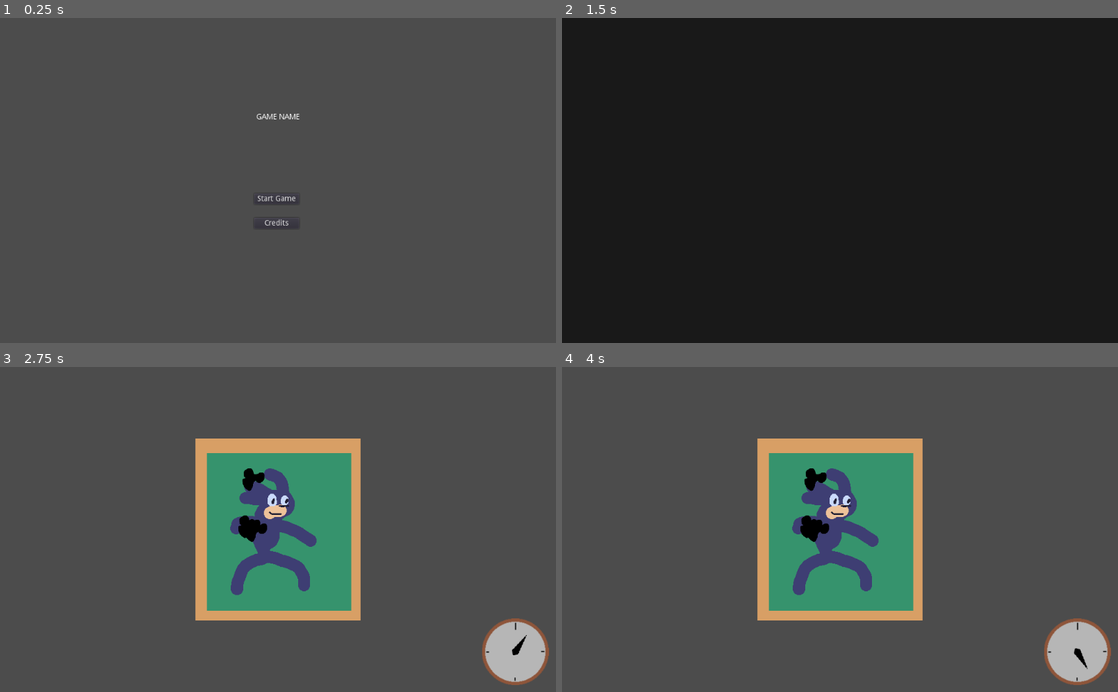
Above: before the commit, frames 1-4 (two rows, left to right).
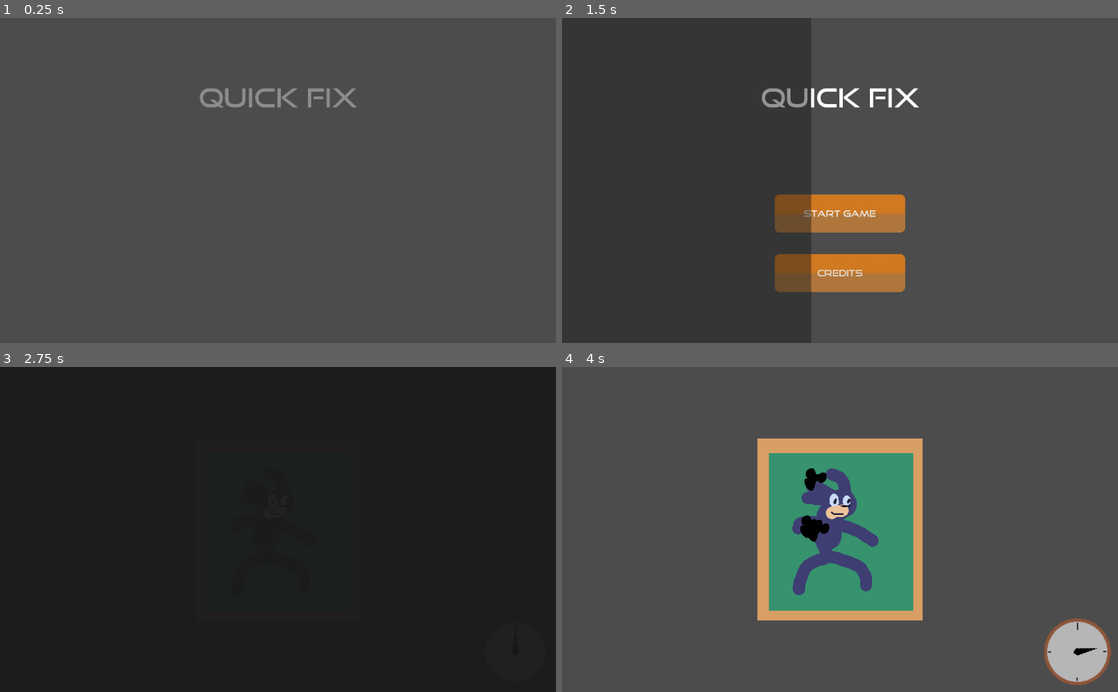
Above: after the commit, the same moments.

Repository: ericdsw/global_game_jam_2020
Game: Godot game, scene res://Game.tscn
Two runs of this game, one before a commit and one after it. Both use one fixed random seed, a clock stepped at 60 frames per second and the inputs below.
Inputs (mouse positions are in pixels of both pictures, inside the frame that each line leads up to):
- Up to frame 1 (0.25 s): no input
- Up to frame 2 (1.5 s): click (840, 200) at 0.5 s, where only the run before the commit has a clickable "Start Game"; click (840, 213) at 1.25 s, where only the run after the commit has a clickable "Start Game"
- Up to frame 3 (2.75 s): tap Enter (ui_accept) at 2, 2.27 s; move the mouse to (400, 513) at 2.02 s; press the mouse at (400, 513) at 2.03 s
- Up to frame 4 (4 s): release the mouse at (962, 513) at 2.75 s; tap Enter (ui_accept) at 2.75 s; drag from (728, 545) to (962, 513) at 2.77 s; move the mouse to (895, 458) at 3.52 s; press the mouse at (895, 458) at 3.53 s

The runs differ from the first frame. In frame 1, 0.8% of the frame differs, in the area x 35-65%, y 21-65%; in frame 2, 100%, in the area x 0-100%, y 0-100%; in frame 3, 100%; in frame 4, less than 0.1%.

Commit message:
Overhaul some UI elements, add retry logic

Diff:
--- /dev/null
+++ b/Elements/BaseButton.tscn
@@ -0,0 +1,24 @@
+[gd_scene load_steps=4 format=2]
+
+[ext_resource path="res://Resources/General/DefaultButtonStyle.tres" type="StyleBox" id=1]
+[ext_resource path="res://Resources/good times rg.ttf" type="DynamicFontData" id=2]
+
+[sub_resource type="DynamicFont" id=3]
+font_data = ExtResource( 2 )
+
+[node name="StartButton" type="Button"]
+margin_left = -120.0
+margin_top = 50.0
+margin_right = 120.0
+margin_bottom = 120.0
+rect_min_size = Vector2( 240, 70 )
+custom_styles/hover = ExtResource( 1 )
+custom_styles/pressed = ExtResource( 1 )
+custom_styles/focus = ExtResource( 1 )
+custom_styles/disabled = ExtResource( 1 )
+custom_styles/normal = ExtResource( 1 )
+custom_fonts/font = SubResource( 3 )
+text = "Start Game"
+__meta__ = {
+"_edit_use_anchors_": false
+}
--- a/Game.gd
+++ b/Game.gd
@@ -106,6 +106,7 @@
 	var _game_over_inst := _score_res.instance() as BaseOverlay
 	overlay_node.add_child(_game_over_inst)
 	_game_over_inst.show_score(_score)
+	_game_over_inst.connect("retry_requested", self, "_on_retry_requested")
 
 # ================================ Callbacks ================================ #
 
@@ -140,5 +141,14 @@
 		yield(_failure_ins, "finished")
 		_go_to_next_minigame()
 
+func _on_retry_requested() -> void:
+	# Reset the score
+	_score = 0
+
+	# Enqueue the first minigame without calling `_go_to_next_offset()` to
+	# start the game.
+	var _first_minigame := load(minigames[0]).instance() as BaseMinigame
+	_enqueue_minigame(_first_minigame)
+
 func _on_minigame_request_next() -> void:
 	_go_to_next_minigame()
--- a/Game.tscn
+++ b/Game.tscn
@@ -1,6 +1,80 @@
-[gd_scene load_steps=2 format=2]
+[gd_scene load_steps=8 format=2]
 
 [ext_resource path="res://Game.gd" type="Script" id=1]
+[ext_resource path="res://Resources/good times rg.ttf" type="DynamicFontData" id=2]
+[ext_resource path="res://Resources/General/DefaultButtonStyle.tres" type="StyleBox" id=3]
+[ext_resource path="res://Elements/BaseButton.tscn" type="PackedScene" id=4]
+
+[sub_resource type="DynamicFont" id=1]
+size = 48
+font_data = ExtResource( 2 )
+
+[sub_resource type="DynamicFont" id=5]
+font_data = ExtResource( 2 )
+
+[sub_resource type="Animation" id=2]
+resource_name = "intro_anim"
+length = 2.0
+tracks/0/type = "value"
+tracks/0/path = NodePath("MainMenuWrapper/GameName:modulate")
+tracks/0/interp = 1
+tracks/0/loop_wrap = true
+tracks/0/imported = false
+tracks/0/enabled = true
+tracks/0/keys = {
+"times": PoolRealArray( 0, 0.7 ),
+"transitions": PoolRealArray( 1, 1 ),
+"update": 0,
+"values": [ Color( 1, 1, 1, 0 ), Color( 1, 1, 1, 1 ) ]
+}
+tracks/1/type = "value"
+tracks/1/path = NodePath("MainMenuWrapper/StartButton:modulate")
+tracks/1/interp = 2
+tracks/1/loop_wrap = true
+tracks/1/imported = false
+tracks/1/enabled = true
+tracks/1/keys = {
+"times": PoolRealArray( 0, 0.7, 1.2 ),
+"transitions": PoolRealArray( 1, 1, 1 ),
+"update": 0,
+"values": [ Color( 1, 1, 1, 0 ), Color( 1, 1, 1, 0 ), Color( 1, 1, 1, 1 ) ]
+}
+tracks/2/type = "value"
+tracks/2/path = NodePath("MainMenuWrapper/Credits:modulate")
+tracks/2/interp = 2
+tracks/2/loop_wrap = true
+tracks/2/imported = false
+tracks/2/enabled = true
+tracks/2/keys = {
+"times": PoolRealArray( 0, 0.8, 1.3 ),
+"transitions": PoolRealArray( 1, 1, 1 ),
+"update": 0,
+"values": [ Color( 1, 1, 1, 0 ), Color( 1, 1, 1, 0 ), Color( 1, 1, 1, 1 ) ]
+}
+tracks/3/type = "value"
+tracks/3/path = NodePath("MainMenuWrapper/StartButton:rect_position")
+tracks/3/interp = 2
+tracks/3/loop_wrap = true
+tracks/3/imported = false
+tracks/3/enabled = true
+tracks/3/keys = {
+"times": PoolRealArray( 0, 0.7, 1.2 ),
+"transitions": PoolRealArray( 1, 1, 0.267943 ),
+"update": 0,
+"values": [ Vector2( -120, 100 ), Vector2( -120, 100 ), Vector2( -120, 50 ) ]
+}
+tracks/4/type = "value"
+tracks/4/path = NodePath("MainMenuWrapper/Credits:rect_position")
+tracks/4/interp = 2
+tracks/4/loop_wrap = true
+tracks/4/imported = false
+tracks/4/enabled = true
+tracks/4/keys = {
+"times": PoolRealArray( 0, 0.8, 1.3 ),
+"transitions": PoolRealArray( 1, 1, 0.267943 ),
+"update": 0,
+"values": [ Vector2( -120, 210 ), Vector2( -120, 210 ), Vector2( -120, 160 ) ]
+}
 
 [node name="Game" type="Node2D"]
 script = ExtResource( 1 )
@@ -10,37 +84,41 @@
 current = true
 
 [node name="MainMenuWrapper" type="Control" parent="."]
+margin_top = -24.0
 margin_right = 40.0
-margin_bottom = 40.0
+margin_bottom = 16.0
 __meta__ = {
 "_edit_use_anchors_": false
 }
 
 [node name="GameName" type="Label" parent="MainMenuWrapper"]
-margin_left = -39.6007
-margin_top = -123.531
-margin_right = 40.3993
-margin_bottom = -109.531
-text = "GAME NAME"
+anchor_left = -0.0147766
+anchor_right = -0.0147766
+margin_left = -277.409
+margin_top = -159.463
+margin_right = 280.591
+margin_bottom = -101.463
+custom_fonts/font = SubResource( 1 )
+text = "Quick Fix"
+align = 1
 __meta__ = {
 "_edit_use_anchors_": false
 }
 
-[node name="StartButton" type="Button" parent="MainMenuWrapper"]
-margin_left = -43.7381
-margin_top = 24.361
-margin_right = 39.2619
-margin_bottom = 44.361
-text = "Start Game"
-__meta__ = {
-"_edit_use_anchors_": false
-}
+[node name="StartButton" parent="MainMenuWrapper" instance=ExtResource( 4 )]
 
 [node name="Credits" type="Button" parent="MainMenuWrapper"]
-margin_left = -43.7381
-margin_top = 69.361
-margin_right = 39.2619
-margin_bottom = 89.361
+margin_left = -120.0
+margin_top = 160.0
+margin_right = 120.0
+margin_bottom = 230.0
+rect_min_size = Vector2( 240, 70 )
+custom_styles/hover = ExtResource( 3 )
+custom_styles/pressed = ExtResource( 3 )
+custom_styles/focus = ExtResource( 3 )
+custom_styles/disabled = ExtResource( 3 )
+custom_styles/normal = ExtResource( 3 )
+custom_fonts/font = SubResource( 5 )
 text = "Credits"
 __meta__ = {
 "_edit_use_anchors_": false
@@ -48,5 +126,9 @@
 
 [node name="OverlayNode" type="Node2D" parent="."]
 z_index = 100
+
+[node name="AnimationPlayer" type="AnimationPlayer" parent="."]
+autoplay = "intro_anim"
+anims/intro_anim = SubResource( 2 )
 [connection signal="pressed" from="MainMenuWrapper/StartButton" to="." method="_on_StartButton_pressed"]
 [connection signal="pressed" from="MainMenuWrapper/Credits" to="." method="_on_Credits_pressed"]
--- /dev/null
+++ b/Resources/General/DefaultButtonStyle.tres
@@ -0,0 +1,11 @@
+[gd_resource type="StyleBoxTexture" load_steps=2 format=2]
+
+[ext_resource path="res://Resources/General/button_background.png" type="Texture" id=1]
+
+[resource]
+texture = ExtResource( 1 )
+region_rect = Rect2( 0.135803, 0.264271, 199.901, 49.9753 )
+margin_left = 7.7037
+margin_right = 7.11111
+margin_top = 6.51852
+margin_bottom = 6.51852
--- a/Screens/Overlays/Finish/GameOverOverlay.gd
+++ b/Screens/Overlays/Finish/GameOverOverlay.gd
@@ -2,5 +2,12 @@
 
 onready var score_label := get_node("ScoreLabel") as Label
 
+signal retry_requested()
+
 func show_score(score: int) -> void:
 	score_label.text = "%d" % score
+
+func _on_StartButton_pressed() -> void:
+	request_hide()
+	yield(self, "finished")
+	emit_signal("retry_requested")
--- a/Screens/Overlays/Finish/GameOverOverlay.tscn
+++ b/Screens/Overlays/Finish/GameOverOverlay.tscn
@@ -1,7 +1,20 @@
-[gd_scene load_steps=3 format=2]
+[gd_scene load_steps=8 format=2]
 
 [ext_resource path="res://Screens/Overlays/BaseOverlay.tscn" type="PackedScene" id=1]
 [ext_resource path="res://Screens/Overlays/Finish/GameOverOverlay.gd" type="Script" id=2]
+[ext_resource path="res://Elements/BaseButton.tscn" type="PackedScene" id=3]
+[ext_resource path="res://Resources/good times rg.ttf" type="DynamicFontData" id=4]
+
+[sub_resource type="DynamicFont" id=1]
+size = 24
+font_data = ExtResource( 4 )
+
+[sub_resource type="DynamicFont" id=2]
+font_data = ExtResource( 4 )
+
+[sub_resource type="DynamicFont" id=3]
+size = 48
+font_data = ExtResource( 4 )
 
 [node name="GameOverOverlay" instance=ExtResource( 1 )]
 script = ExtResource( 2 )
@@ -12,23 +25,41 @@
 color = Color( 0.239216, 0.227451, 0.54902, 1 )
 
 [node name="Label" type="Label" parent="." index="4"]
-margin_left = 492.019
-margin_top = 215.258
-margin_right = 532.019
-margin_bottom = 229.258
-text = "Score"
+margin_left = 412.939
+margin_top = 263.751
+margin_right = 611.939
+margin_bottom = 292.751
+custom_fonts/font = SubResource( 1 )
+text = "Your Score"
 __meta__ = {
 "_edit_use_anchors_": false
 }
 
 [node name="ScoreLabel" type="Label" parent="." index="5"]
-margin_left = 398.0
-margin_top = 352.0
-margin_right = 627.0
-margin_bottom = 366.0
-text = "Score"
+margin_left = 397.358
+margin_top = 306.63
+margin_right = 626.358
+margin_bottom = 326.63
+custom_fonts/font = SubResource( 2 )
+text = "150"
 align = 1
 valign = 1
 __meta__ = {
 "_edit_use_anchors_": false
 }
+
+[node name="Label2" type="Label" parent="." index="6"]
+margin_left = 327.359
+margin_top = 127.734
+margin_right = 694.359
+margin_bottom = 185.734
+custom_fonts/font = SubResource( 3 )
+text = "Game Over"
+
+[node name="StartButton" parent="." index="7" instance=ExtResource( 3 )]
+margin_left = 391.579
+margin_top = 396.616
+margin_right = 631.579
+margin_bottom = 466.616
+text = "Retry"
+[connection signal="pressed" from="StartButton" to="." method="_on_StartButton_pressed"]
Binary file added: Resources/General/button_background.png
Not shown, added: Resources/General/button_background.png.import
Binary file added: Resources/good times rg.ttf
